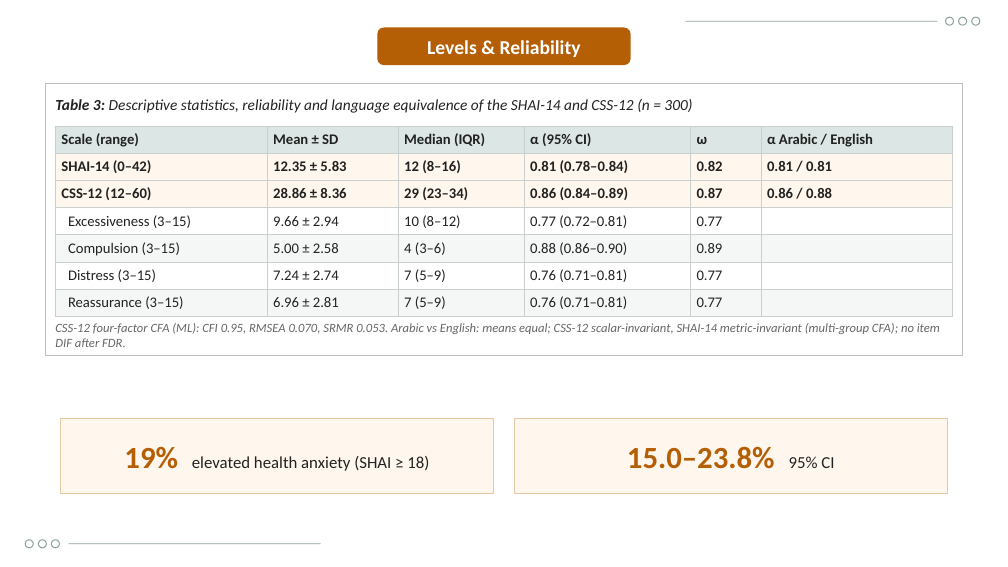
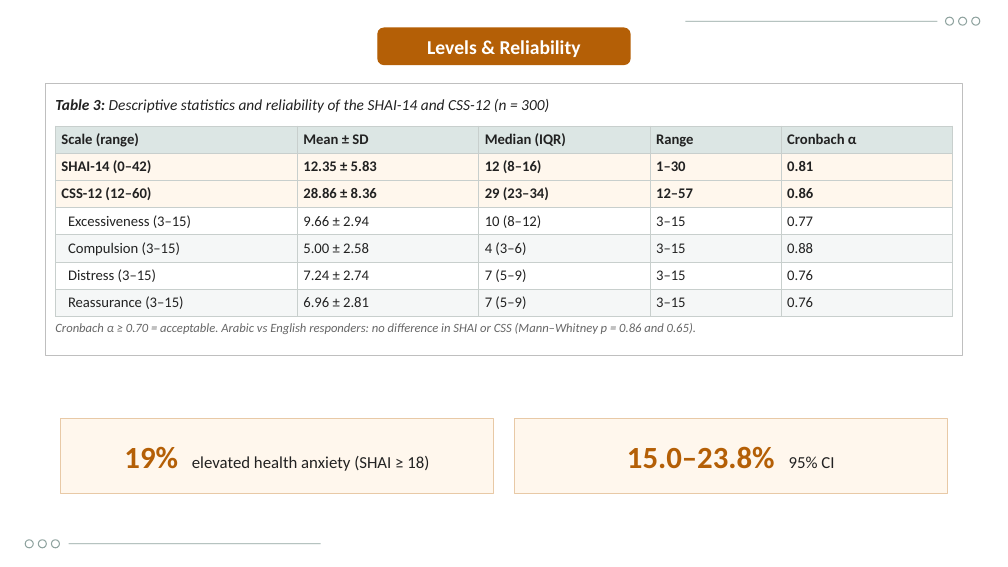
Before and after one commit to Yaseen279/History-Exam, a slide deck: slide 16 of research/output/study/Defence_Presentation_UOBCOM.pptx. Drawn at 1008x567 pixels with LibreOffice and Linux fonts; fonts in the diff are those of the drawing; background and template pictures are left out. Boxes give left, top, right and bottom in pixels: in the first picture for what was removed or moved away, otherwise in the second. Text is boxed around its words. In the diff, an @@ line names an element or a change of style, - is before the commit and + after.

```diff
--- a/research/output/study/Defence_Presentation_UOBCOM.pptx
+++ b/research/output/study/Defence_Presentation_UOBCOM.pptx
@@ text at (55, 99, 549, 113): text changed @@
-Table 3: Descriptive statistics, reliability and language equivalence of the SHAI-14 and CSS-12 (n = 300)
+Table 3: Descriptive statistics and reliability of the SHAI-14 and CSS-12 (n = 300)
@@ table at (55, 126, 953, 313) @@
-column 4: α (95% CI) | 0.81 (0.78–0.84) | 0.86 (0.84–0.89) | 0.77 (0.72–0.81) | 0.88 (0.86–0.90) | 0.76 (0.71–0.81) | 0.76 (0.71–0.81)
-column 5: ω | 0.82 | 0.87 | 0.77 | 0.89 | 0.77 | 0.77
-column 6: α Arabic / English | 0.81 / 0.81 | 0.86 / 0.88 |  |  |  | 
+column 4: Range | 1–30 | 12–57 | 3–15 | 3–15 | 3–15 | 3–15
+column 5: Cronbach α | 0.81 | 0.86 | 0.77 | 0.88 | 0.76 | 0.76
@@ text at (55, 323, 696, 334): text changed @@
-CSS-12 four-factor CFA (ML): CFI 0.95, RMSEA 0.070, SRMR 0.053. Arabic vs English: means equal; CSS-12 scalar-invariant, SHAI-14 metric-invariant (multi-group CFA); no item DIF after FDR.
+Cronbach α ≥ 0.70 = acceptable. Arabic vs English responders: no difference in SHAI or CSS (Mann–Whitney p = 0.86 and 0.65).
```
Also in this commit, not shown: 12 other slides changed, 14 other files.
